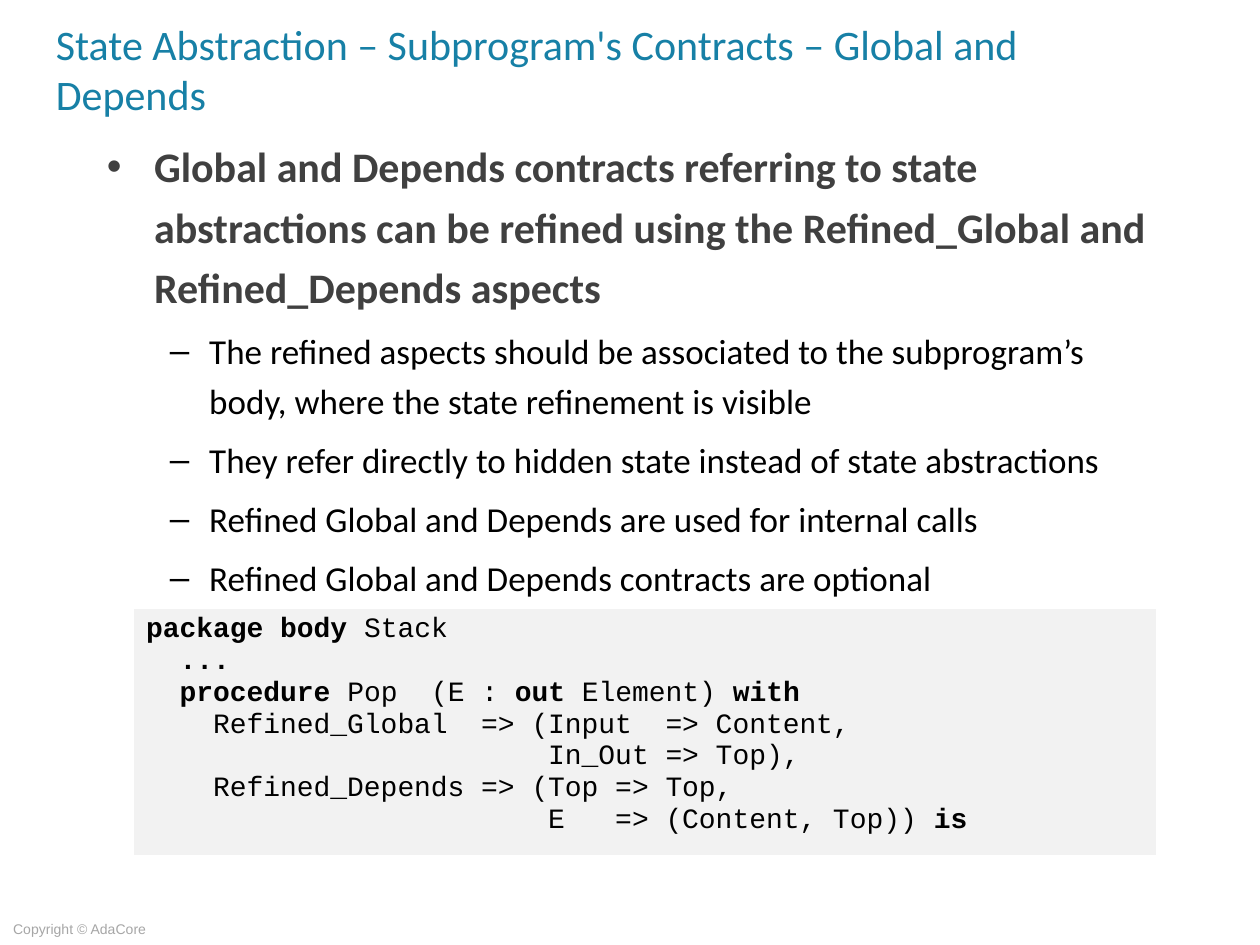
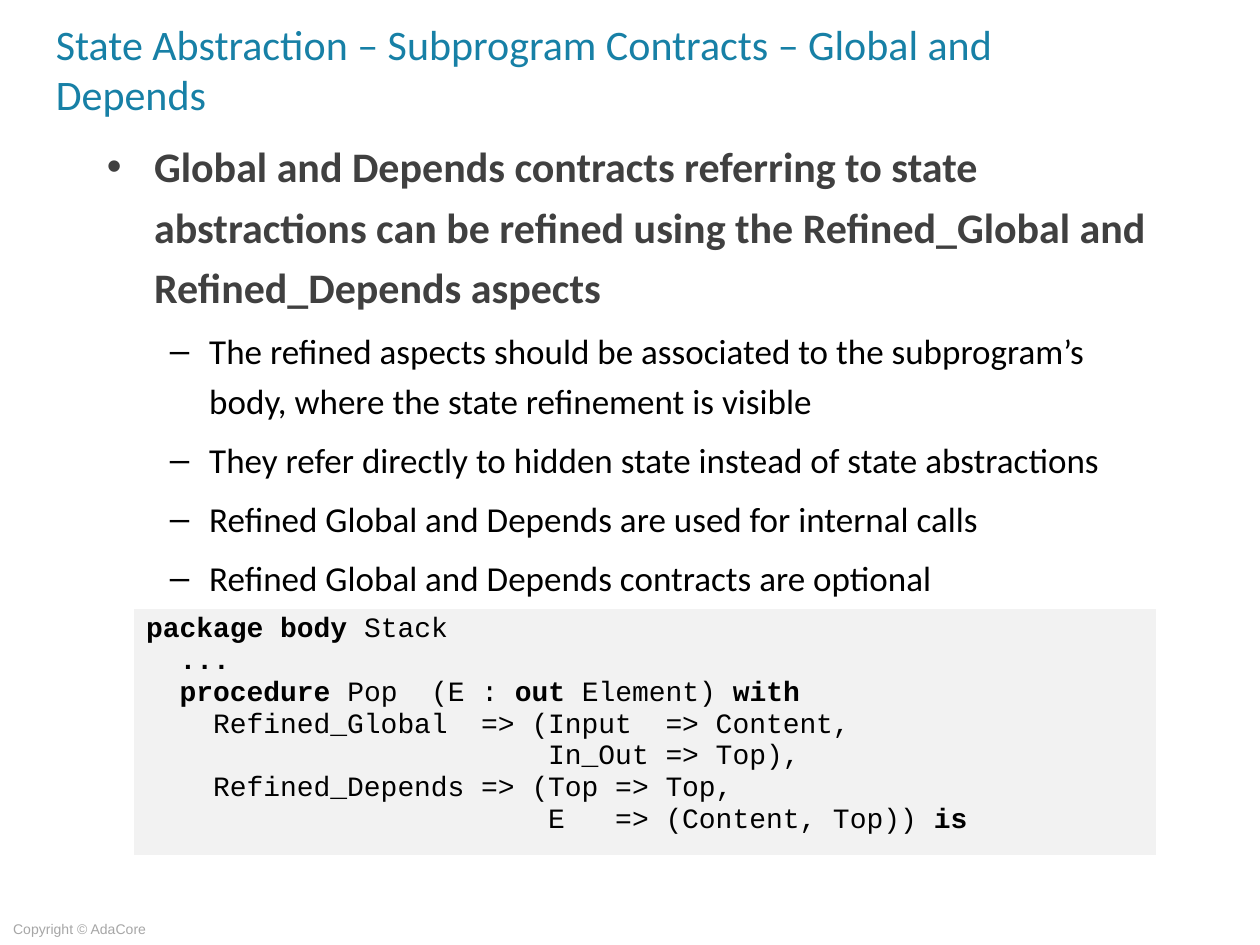
Before and after one commit to AdaCoreU/Courses, a slide deck: slide 11 of lectures/06_SPARK_2014/04_State_Abstraction/Slides/04_State_Abstraction.ppt. Drawn at 1260x945 pixels with LibreOffice and Linux fonts; fonts in the diff are those of the drawing; background and template pictures are left out. Boxes give left, top, right and bottom in pixels: in the first picture for what was removed or moved away, otherwise in the second. Text is boxed around its words. In the diff, an @@ line names an element or a change of style, - is before the commit and + after.

Commit message:
Updated SPARK 2014 Program Proof and added initial slide-only, no narrative version of State Abstraction

```diff
--- a/lectures/06_SPARK_2014/04_State_Abstraction/Slides/04_State_Abstraction.ppt
+++ b/lectures/06_SPARK_2014/04_State_Abstraction/Slides/04_State_Abstraction.ppt
@@ title at box(56, 30, 992, 117): text changed @@
-State Abstraction – Subprogram's Contracts – Global and Depends
+State Abstraction – Subprogram Contracts – Global and Depends
```
Also in this commit, not shown: 6 other slides changed, 4 other files.
